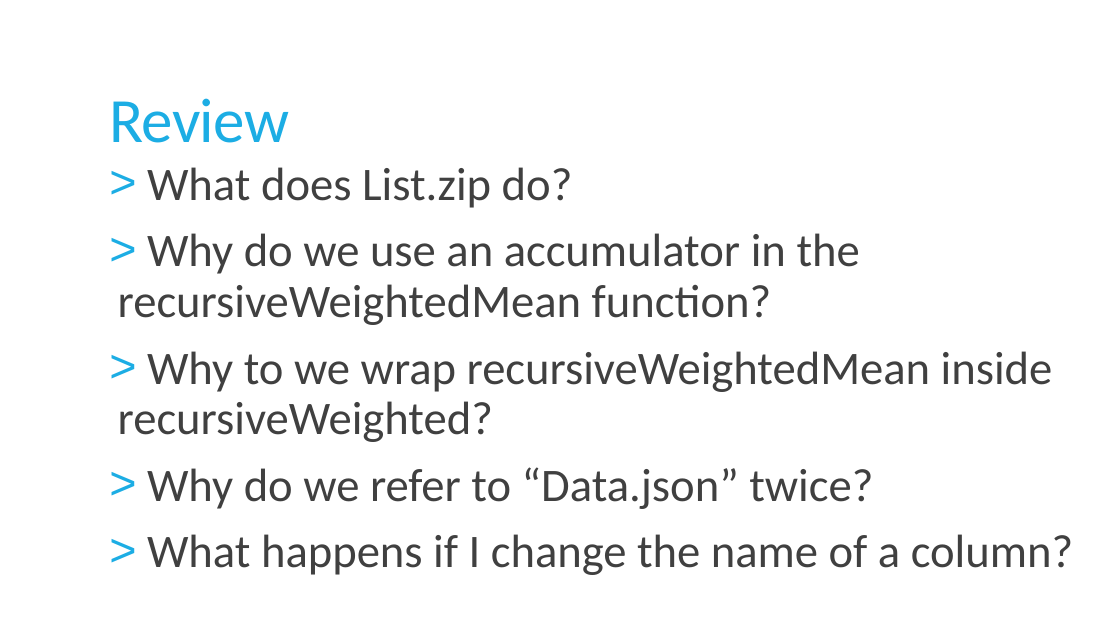
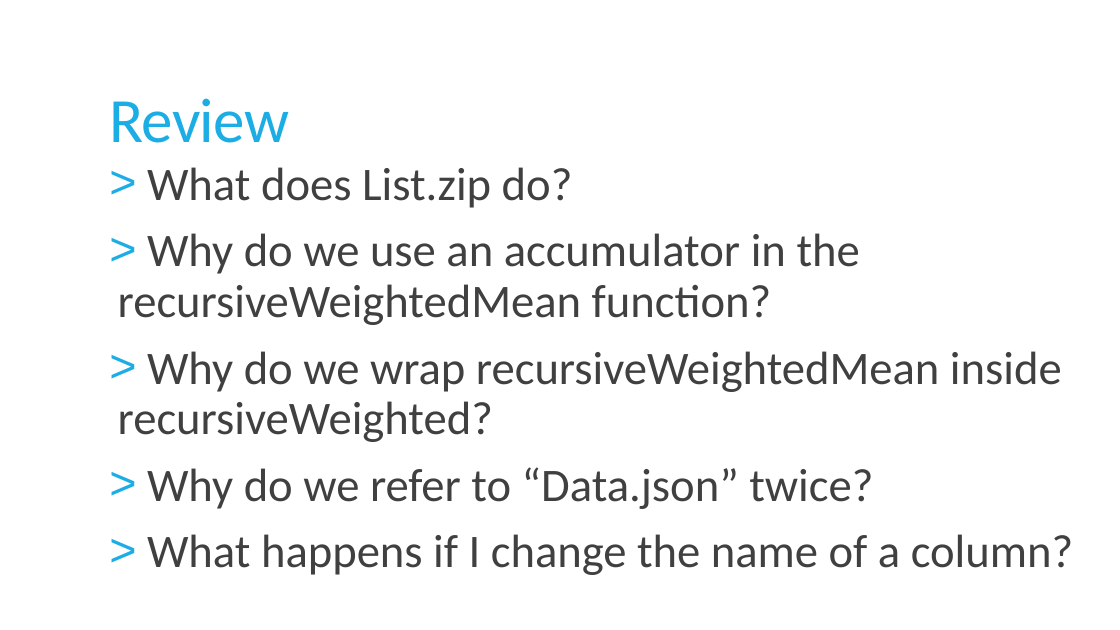
Before and after one commit to jorgef/fsharpworkshop, a slide deck: slide 81 of FSharpWorkshop_Slides.pptx. Drawn at 1120x630 pixels with LibreOffice and Linux fonts; fonts in the diff are those of the drawing. Boxes give left, top, right and bottom in pixels: in the first picture for what was removed or moved away, otherwise in the second. Text is boxed around its words. In the diff, an @@ line names an element or a change of style, - is before the commit and + after.

```diff
--- a/FSharpWorkshop_Slides.pptx
+++ b/FSharpWorkshop_Slides.pptx
@@ text at <box>118,351,1062,442</box>: text changed @@
-> Why to we wrap recursiveWeightedMean inside recursiveWeighted?
+> Why do we wrap recursiveWeightedMean inside recursiveWeighted?
```
Also in this commit, not shown: 1 other slide changed, 3 other files.
